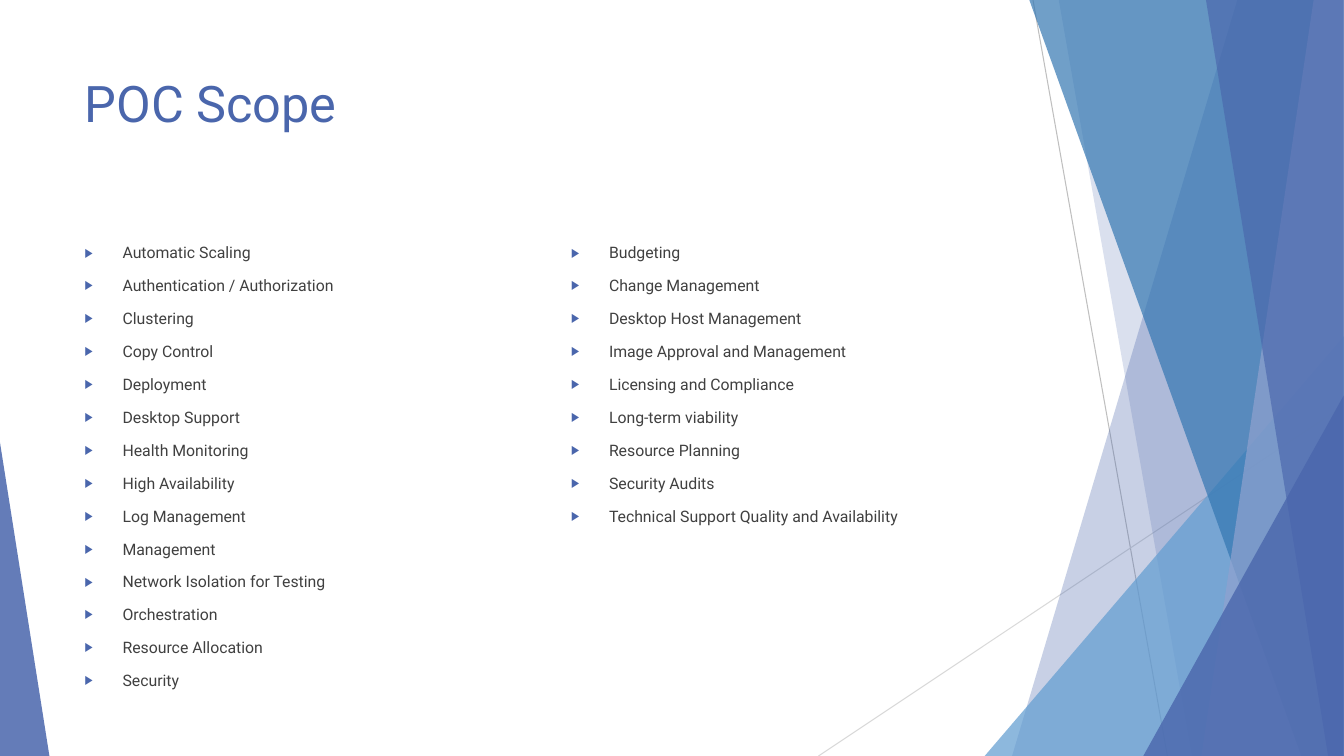
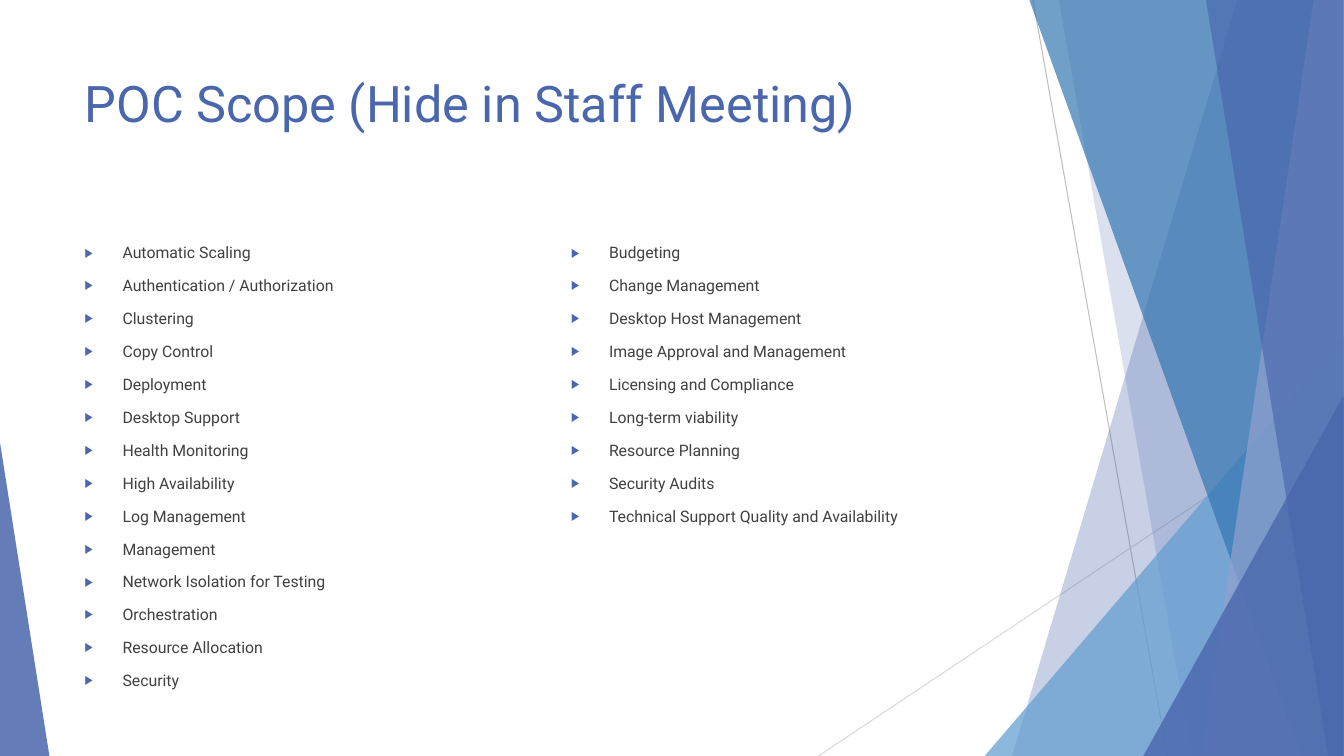
Before and after one commit to EnterpriseProductsLP/docker-straw-man, a slide deck: slide 8 of presentation.pptx (slide 7 before the commit). Drawn at 1344x756 pixels with LibreOffice and Linux fonts; fonts in the diff are those of the drawing. Boxes give left, top, right and bottom in pixels: in the first picture for what was removed or moved away, otherwise in the second. Text is boxed around its words. In the diff, an @@ line names an element or a change of style, - is before the commit and + after.

```diff
--- a/presentation.pptx
+++ b/presentation.pptx
@@ title at (85,82,856,133): text changed @@
-POC Scope
+POC Scope (Hide in Staff Meeting)
```
Also in this commit, not shown: 10 other slides changed, 3 slides added.
